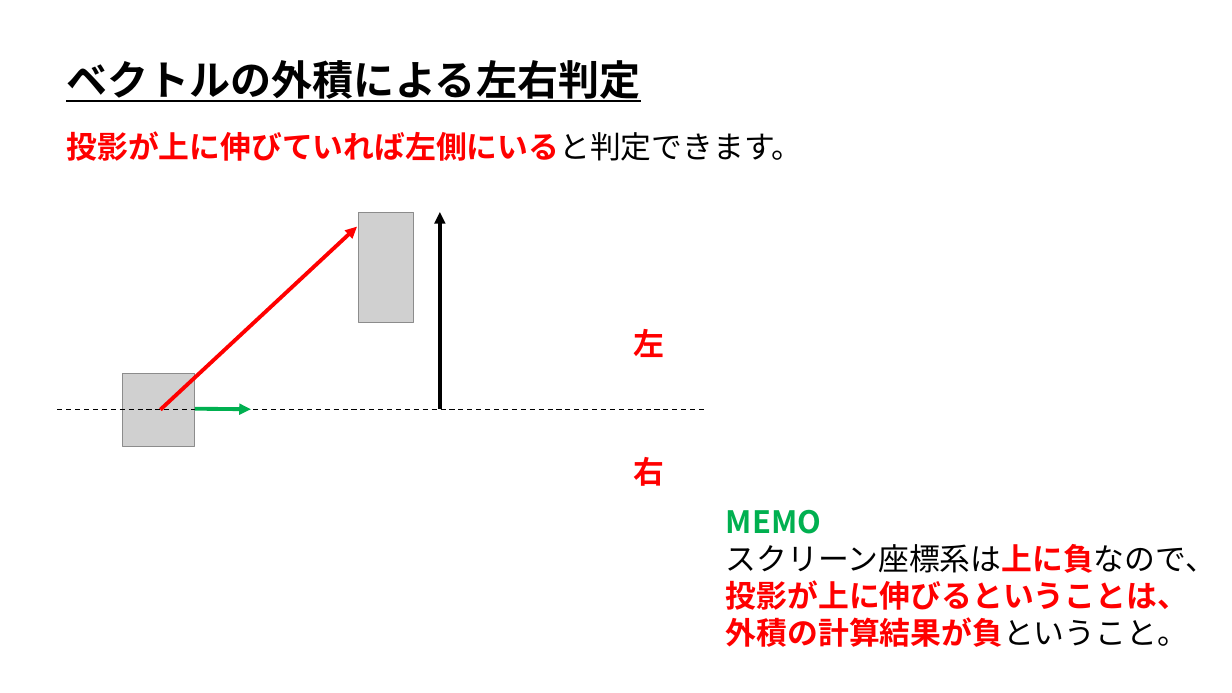
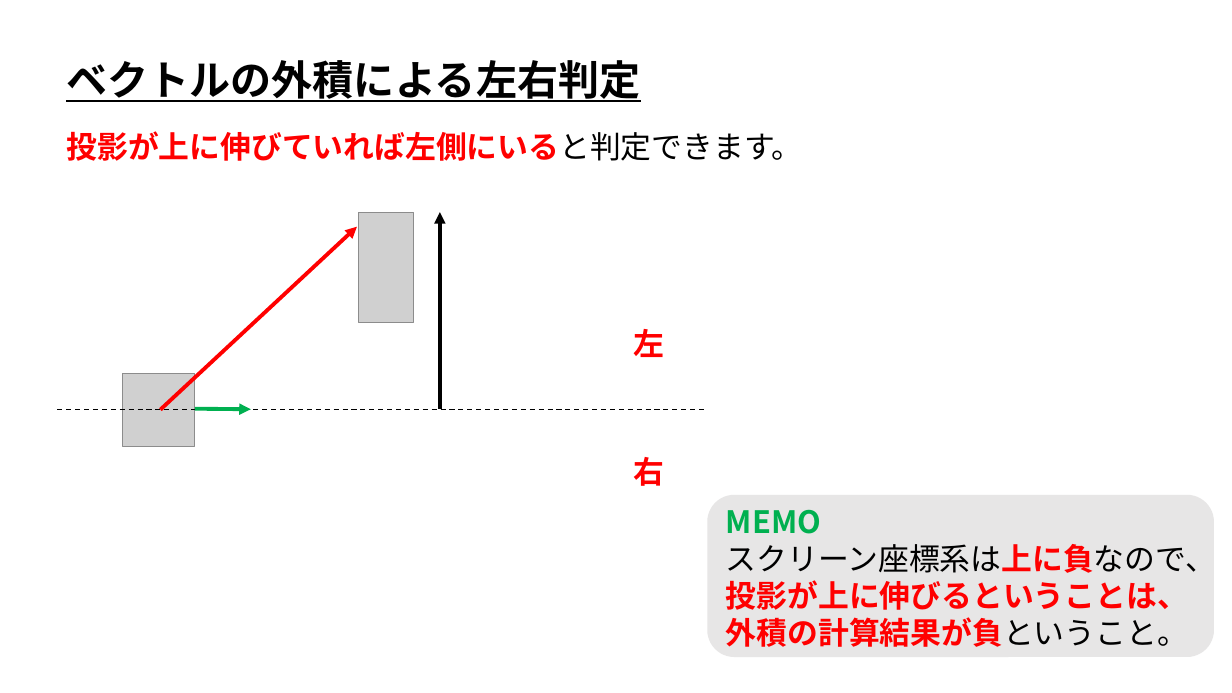
Before and after one commit to ArakiYusuke-Ohara/Textbook, a slide deck: slide 6 of ゲーム科1年/00_前期/ゲームプログラミングⅢ/ゲーム数学/実習/08_ベクトルの外積による左右判定.pptx. Drawn at 1232x693 pixels with LibreOffice and Linux fonts; fonts in the diff are those of the drawing; grey boxes stand for pictures. Boxes give left, top, right and bottom in pixels: in the first picture for what was removed or moved away, otherwise in the second. Text is boxed around its words. In the diff, an @@ line names an element or a change of style, - is before the commit and + after.

```diff
--- a/ゲーム科1年/00_前期/ゲームプログラミングⅢ/ゲーム数学/実習/08_ベクトルの外積による左右判定.pptx
+++ b/ゲーム科1年/00_前期/ゲームプログラミングⅢ/ゲーム数学/実習/08_ベクトルの外積による左右判定.pptx
@@ rounded rectangle added at (x1=707, y1=495, x2=1214, y2=658), fill #E7E6E6 @@
```
Also in this commit, not shown: 2 other slides changed, 1 slide added, 2 other files.
